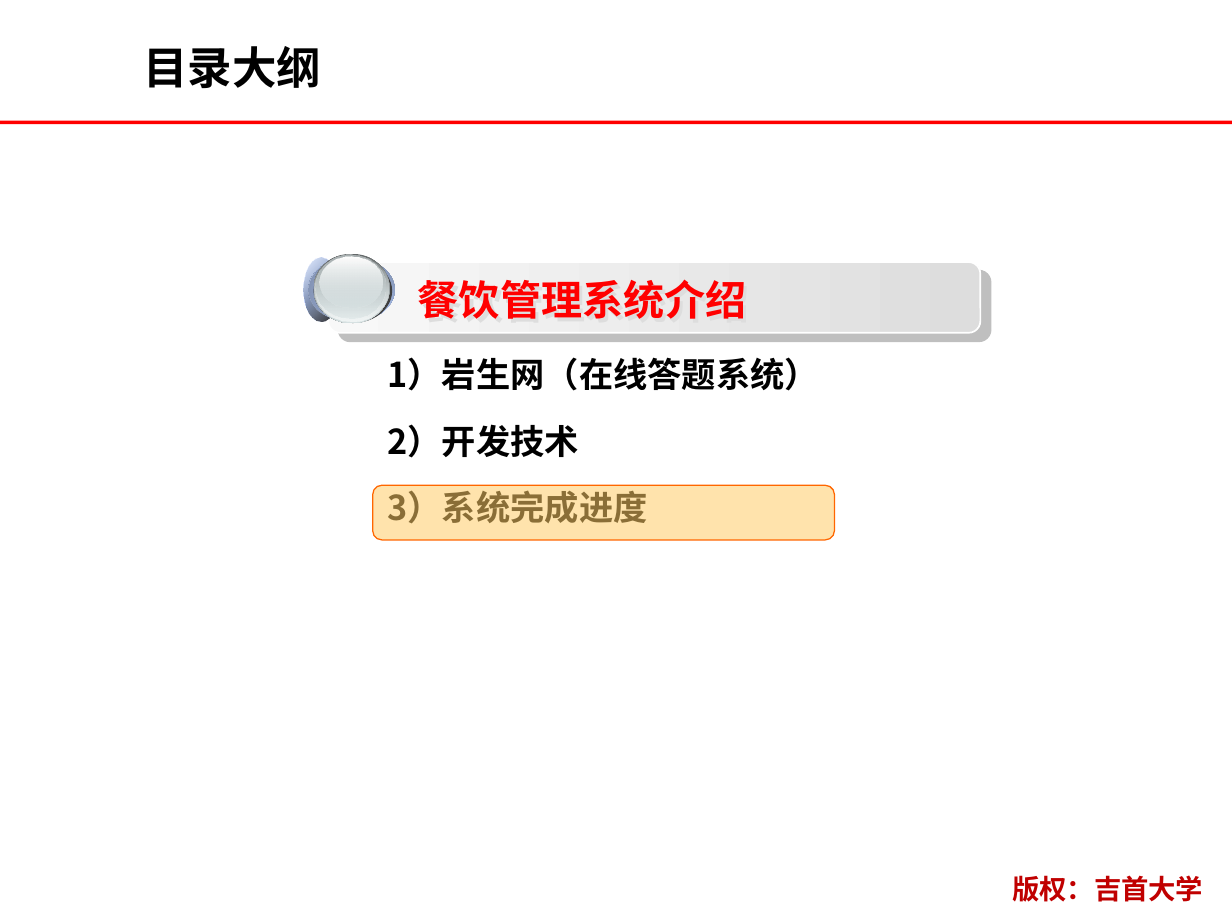
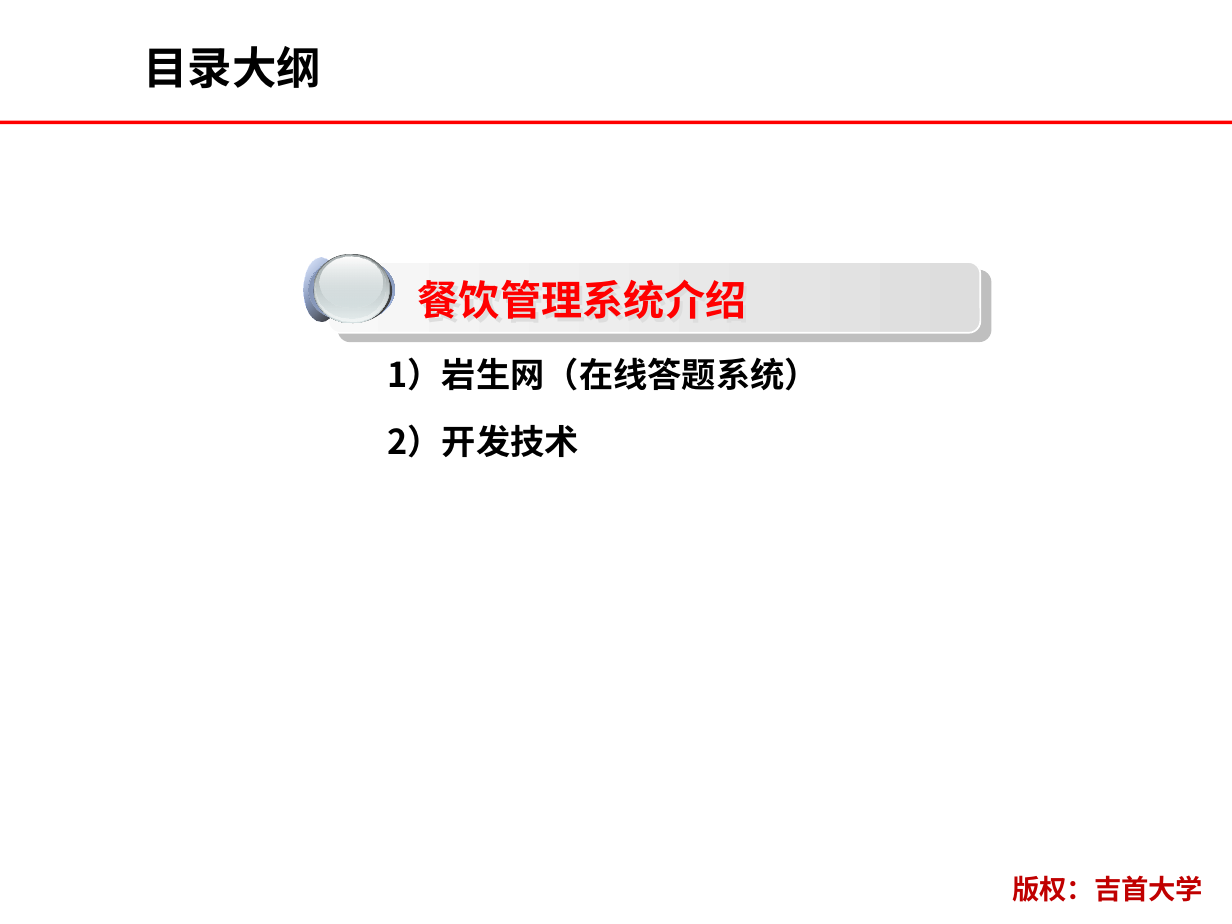
Before and after one commit to lkkkGitHub/yanshenProject, a slide deck: slide 8 of 文档/正式文档/岩生网（在线答题系统）.pptx. Drawn at 1232x924 pixels with LibreOffice and Linux fonts; fonts in the diff are those of the drawing; background and template pictures are left out. Boxes give left, top, right and bottom in pixels: in the first picture for what was removed or moved away, otherwise in the second. Text is boxed around its words. In the diff, an @@ line names an element or a change of style, - is before the commit and + after.

```diff
--- a/文档/正式文档/岩生网（在线答题系统）.pptx
+++ b/文档/正式文档/岩生网（在线答题系统）.pptx
@@ rounded rectangle removed at bbox=[373, 485, 835, 540] @@
@@ text at bbox=[387, 491, 647, 523]: paragraph removed @@
-3）系统完成进度
```
Also in this commit, not shown: 4 other slides changed, 1 slide removed.
